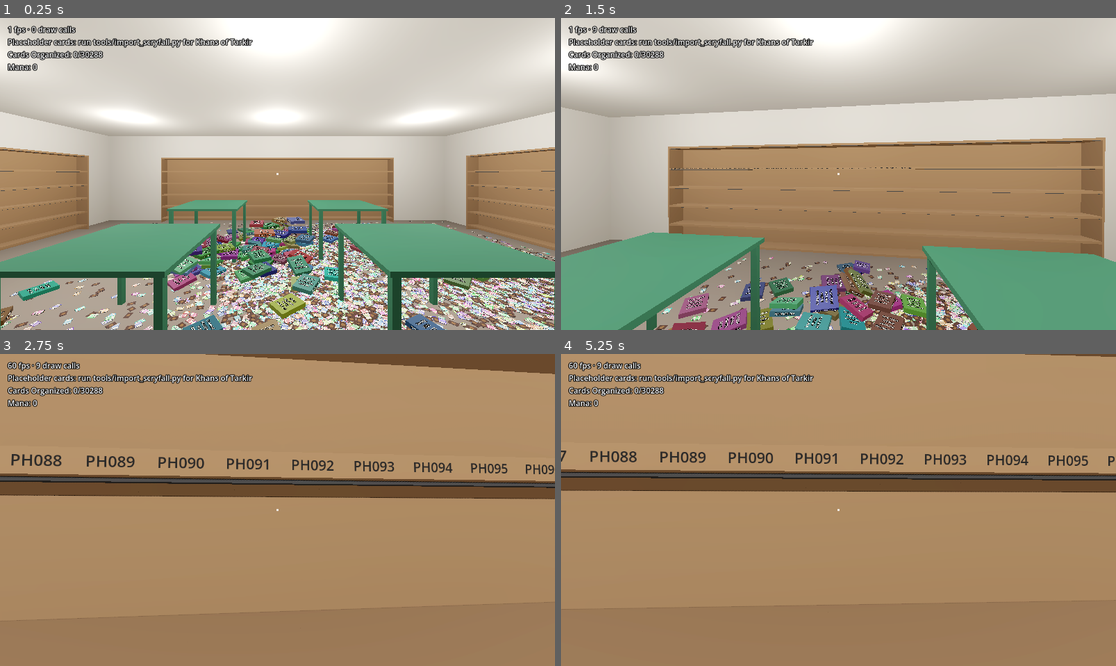
Above: before the commit, frames 1-4 (two rows, left to right).
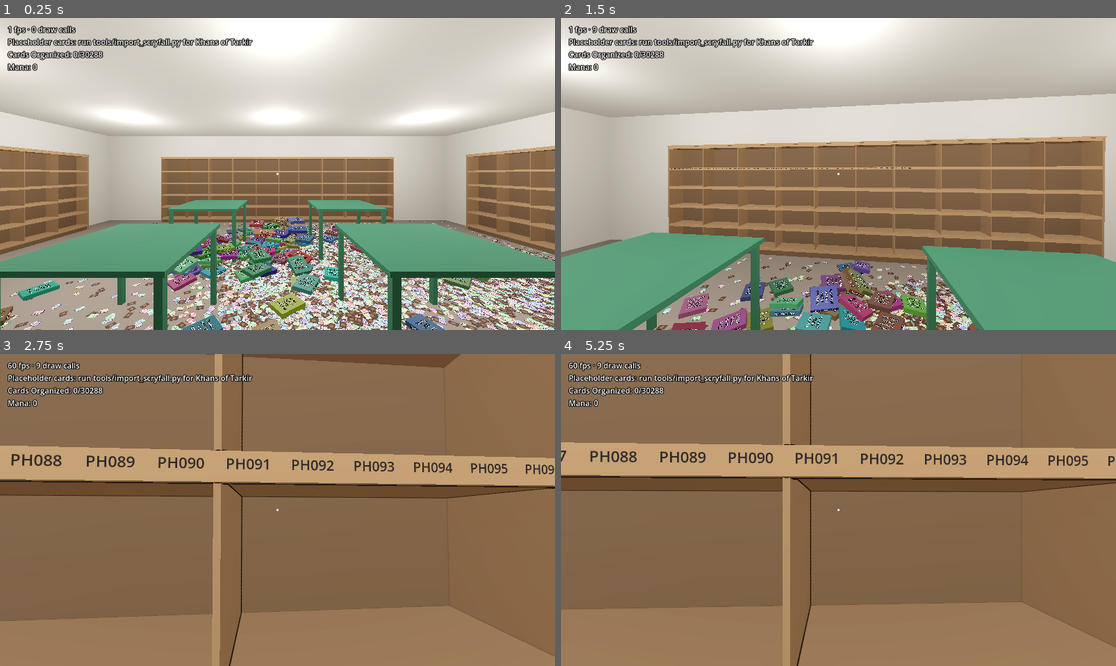
Above: after the commit, the same moments.

Repository: brian-kujawski/cracknstack
Game: Godot game, scene res://scenes/main.tscn
The game is run twice, just before and just after one commit, with the same random seed, the same clock (stepped at 60 frames per second) and the same inputs.
Inputs (mouse positions are in pixels of both pictures, inside the frame that each line leads up to):
- Up to frame 1 (0.25 s): no input
- Up to frame 2 (1.5 s): tap Enter at 0.5 s; move the mouse to (866, 174) at 0.52 s; hold W (move_forward) from 0.53 s (still down); tap Ctrl (crouch) at 0.6 s; click (866, 174) at 0.67 s; move the mouse to (810, 174) at 1.27 s; tap Mouse wheel down (flip_next) at 1.35 s
- Up to frame 3 (2.75 s): keep holding W (move_forward); move the mouse to (288, 503) at 2.02 s; tap Mouse wheel up (flip_previous) at 2.1 s
- Up to frame 4 (5.25 s): keep holding W (move_forward); tap Space at 2.75, 4.25 s; move the mouse to (832, 516) at 2.77 s; tap F (inspect) at 2.85 s; click (832, 516) at 2.92 s; tap Enter at 3.5, 5 s; move the mouse to (877, 513) at 3.52 s; tap E (interact) at 3.6 s; move the mouse to (794, 506) at 4.27 s; right-click (794, 506) at 4.35 s; move the mouse to (844, 510) at 5.02 s; click (844, 510) at 5.1 s

The runs differ from the first frame. In frame 1, 11% of the frame differs, in the area x 0-100%, y 40-81%; in frame 2, 19%; in frame 3, 67%, in the area x 0-100%, y 0-100%; in frame 4, 66%.

Commit message:
Give the binder shelving bays, edge bands, a kick plate and a top cap
Plain flat-pack store shelving instead of graybox slabs: thin dividers on
space boundaries split each wall unit into ~0.8 m bays, every board gets a
lighter edge band on its front, a darker kick plate sits recessed under
the bottom board and a top cap overhangs the sides and front. Space sizes,
labels, binder positions and collision are unchanged.

Co-Authored-By: Claude Opus 5.5 (1M context) <noreply@anthropic.com>
Claude-Session: https://claude.ai/code/session_01VSWcKbtZt9F9DpbVEcjKxB

Diff:
--- a/scripts/store/shelf_unit.gd
+++ b/scripts/store/shelf_unit.gd
@@ -1,7 +1,9 @@
 class_name ShelfUnit
 extends StaticBody3D
-## One graybox shelving unit, any number of spaces wide. Its origin is on
-## the floor, centred under the unit, and its open front faces local +Z.
+## One shelving unit, any number of spaces wide: plain flat-pack store
+## shelving split into bays by thin dividers, with an edge band on the front
+## of each board, a recessed kick plate and a top cap. Its origin is on the
+## floor, centred under the unit, and its open front faces local +Z.
 ##
 ## Labelled units show each binder's set code and number range on the shelf
 ## lip under its space. A binder stood in its own space locks in; in any other
@@ -15,6 +17,19 @@
 const SIDE_THICKNESS := 0.03
 ## Height of each shelf board's top surface, top shelf first.
 const SHELF_HEIGHTS := [1.75, 1.35, 0.95, 0.55, 0.15]
+## Roughly how many spaces wide a bay is between dividers (about 0.8 m).
+const BAY_SPACES := 8
+const DIVIDER_THICKNESS := 0.012
+const BACK_THICKNESS := 0.02
+## The edge band on each board's front: its depth, and how far it hangs below
+## the board. Its top is flush with the board, so binders stand clear of it.
+const BAND_DEPTH := 0.012
+const BAND_DROP := 0.008
+## How far the kick plate sits back from the front.
+const KICK_RECESS := 0.025
+const CAP_THICKNESS := 0.025
+## How far the top cap overhangs the sides and front.
+const CAP_OVERHANG := 0.012
 
 ## Spaces along each shelf.
 var spaces_per_shelf := ShelfLayout.SPACES_PER_SHELF
@@ -42,12 +57,7 @@
 	spaces_per_shelf = per_shelf
 	width = per_shelf * SPACE_WIDTH
 	shelved.resize(spaces.size())
-	_add_box(Vector3(SIDE_THICKNESS, HEIGHT, DEPTH), Vector3(-(width + SIDE_THICKNESS) / 2, HEIGHT / 2, 0), material)
-	_add_box(Vector3(SIDE_THICKNESS, HEIGHT, DEPTH), Vector3((width + SIDE_THICKNESS) / 2, HEIGHT / 2, 0), material)
-	_add_box(Vector3(width, HEIGHT, 0.02), Vector3(0, HEIGHT / 2, -DEPTH / 2 + 0.01), material)
-	_add_box(Vector3(width, BOARD_THICKNESS, DEPTH), Vector3(0, HEIGHT - BOARD_THICKNESS / 2, 0), material)
-	for top in SHELF_HEIGHTS:
-		_add_box(Vector3(width, BOARD_THICKNESS, DEPTH), Vector3(0, top - BOARD_THICKNESS / 2, 0), material)
+	_build_frame(material)
 
 	var shape := CollisionShape3D.new()
 	var box := BoxShape3D.new()
@@ -177,6 +187,55 @@
 	return strip
 
 
+## The visible furniture. Collision stays one box over the whole unit.
+func _build_frame(material: Material) -> void:
+	var band := _tinted(material, 1.12)
+	var dark := _tinted(material, 0.72)
+	var board_depth := DEPTH - BACK_THICKNESS - BAND_DEPTH
+	var board_z := -DEPTH / 2 + BACK_THICKNESS + board_depth / 2
+	var band_z := DEPTH / 2 - BAND_DEPTH / 2
+	for side in [-1, 1]:
+		_add_box(Vector3(SIDE_THICKNESS, HEIGHT, DEPTH), Vector3(side * (width + SIDE_THICKNESS) / 2, HEIGHT / 2, 0), material)
+	_add_box(Vector3(width, HEIGHT, BACK_THICKNESS), Vector3(0, HEIGHT / 2, -DEPTH / 2 + BACK_THICKNESS / 2), dark)
+
+	# Boards, each with an edge band on its front; the top board is the last.
+	var board_tops: Array = SHELF_HEIGHTS.duplicate()
+	board_tops.append(HEIGHT)
+	for top in board_tops:
+		_add_box(Vector3(width, BOARD_THICKNESS, board_depth), Vector3(0, top - BOARD_THICKNESS / 2, board_z), material)
+		var band_height := BOARD_THICKNESS + BAND_DROP
+		_add_box(Vector3(width, band_height, BAND_DEPTH), Vector3(0, top - band_height / 2, band_z), band)
+
+	# Dividers on space boundaries, so every space keeps its full width.
+	var bays := maxi(1, roundi(float(spaces_per_shelf) / BAY_SPACES))
+	var lowest: float = SHELF_HEIGHTS[-1] - BOARD_THICKNESS
+	var divider_height := HEIGHT - BOARD_THICKNESS - lowest
+	var divider_depth := DEPTH - BACK_THICKNESS - BAND_DEPTH
+	for bay in range(1, bays):
+		var x := -width / 2 + SPACE_WIDTH * roundi(float(bay * spaces_per_shelf) / bays)
+		_add_box(Vector3(DIVIDER_THICKNESS, divider_height, divider_depth),
+			Vector3(x, lowest + divider_height / 2, board_z), material)
+
+	# Kick plate, set back under the bottom board.
+	var kick_height: float = lowest - BAND_DROP
+	_add_box(Vector3(width, kick_height, 0.018), Vector3(0, kick_height / 2, DEPTH / 2 - KICK_RECESS - 0.009), dark)
+
+	# Top cap, overhanging the sides and front (flush with the wall behind).
+	var cap_depth := DEPTH + CAP_OVERHANG
+	_add_box(Vector3(width + 2 * (SIDE_THICKNESS + CAP_OVERHANG), CAP_THICKNESS, cap_depth),
+		Vector3(0, HEIGHT + CAP_THICKNESS / 2, -DEPTH / 2 + cap_depth / 2), band)
+
+
+## A lighter or darker copy of the shelf material, for trim and back panels.
+static func _tinted(material: Material, factor: float) -> Material:
+	if not material is StandardMaterial3D:
+		return material
+	var copy: StandardMaterial3D = material.duplicate()
+	var c := copy.albedo_color
+	copy.albedo_color = Color(minf(c.r * factor, 1.0), minf(c.g * factor, 1.0), minf(c.b * factor, 1.0), c.a)
+	return copy
+
+
 func _add_box(size: Vector3, center: Vector3, material: Material) -> void:
 	var mesh := BoxMesh.new()
 	mesh.size = size
